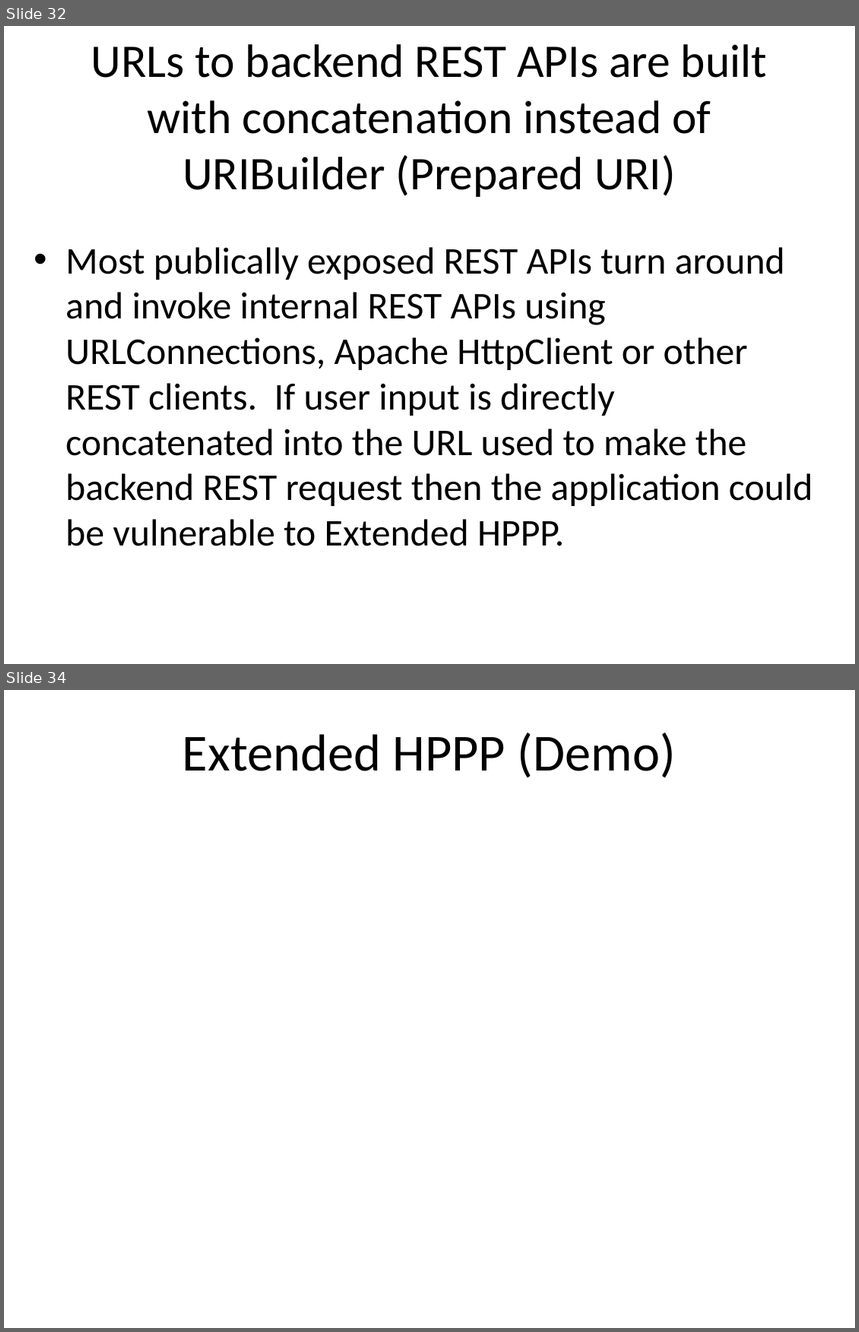
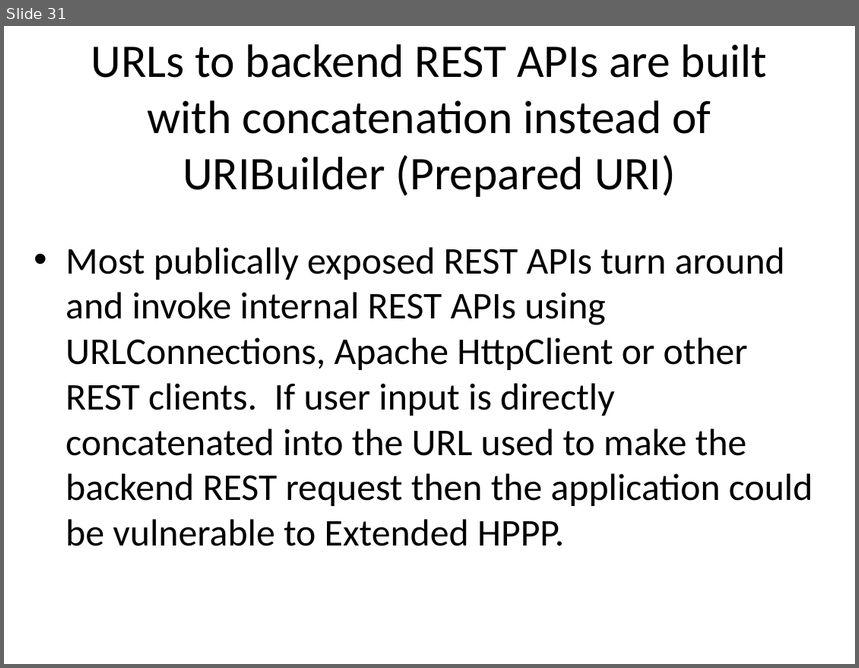
Before and after one commit to o2platform/DefCon_RESTing, a slide deck: Presentation/RESTing On Your Laurels Will Get You Powned3.pptx. Shown one above the other, each under a label of ours: slides 32 and 34 before the commit, slide 31 after it; the slides between them are not shown. The pictures are 859x1332 and 859x668 pixels, drawn with LibreOffice and Linux fonts; fonts in the diff are those of the drawing. Boxes give left, top, right and bottom in pixels: in the first picture for what was removed or moved away, otherwise in the second. Text is boxed around its words. In the diff, an @@ line names an element or a change of style, - is before the commit and + after.

```diff
--- a/Presentation/RESTing On Your Laurels Will Get You Powned3.pptx
+++ b/Presentation/RESTing On Your Laurels Will Get You Powned3.pptx
@@ slide 34 removed at [4, 690, 855, 1328], background #FFFFFF @@
@@ title removed at [183, 733, 676, 778] @@
-Extended HPPP (Demo)
@@ what was slide 32 is now slide 31 @@
```
Also in this commit, not shown: 10 slides changed, 7 slides added, 1 other slide removed.
